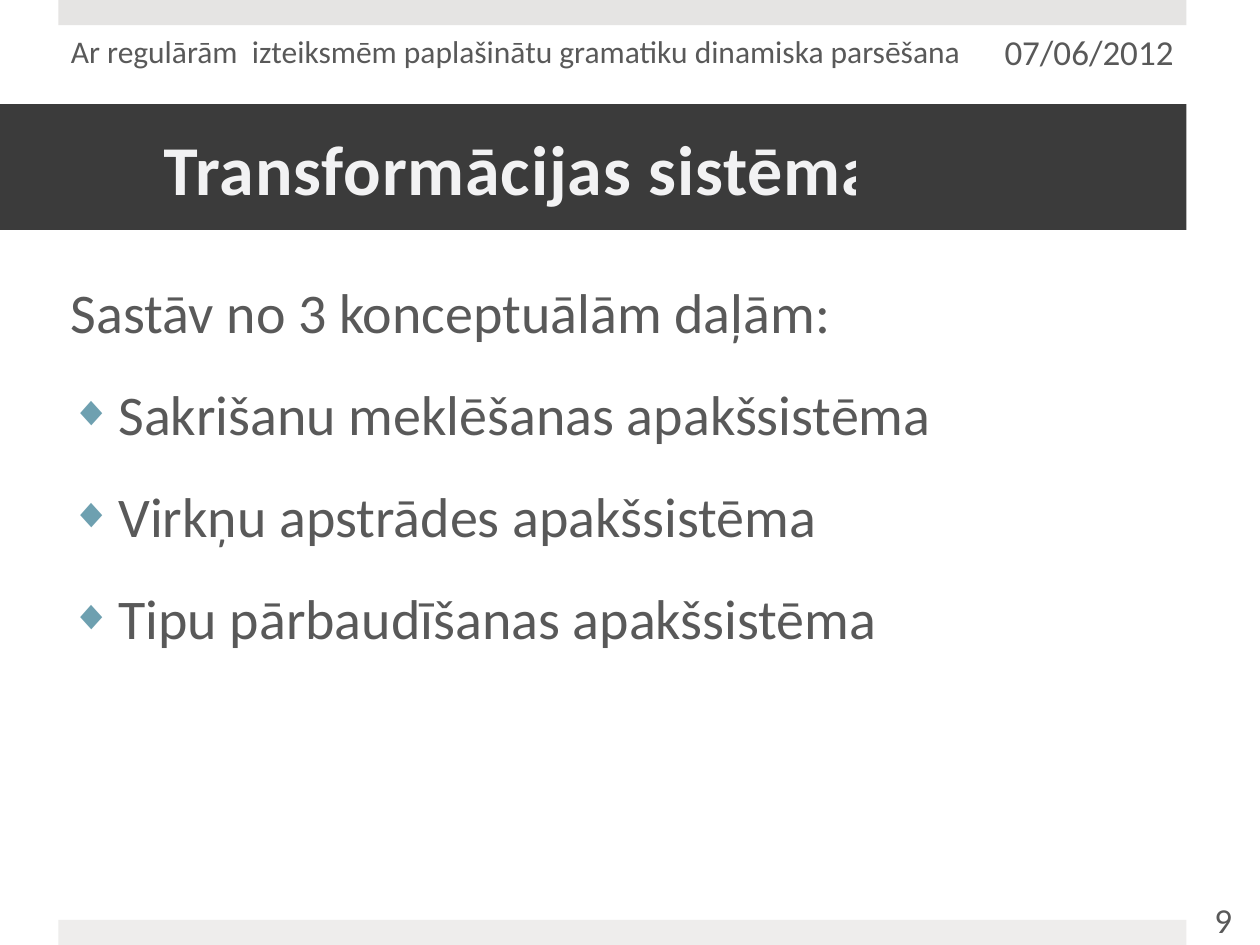
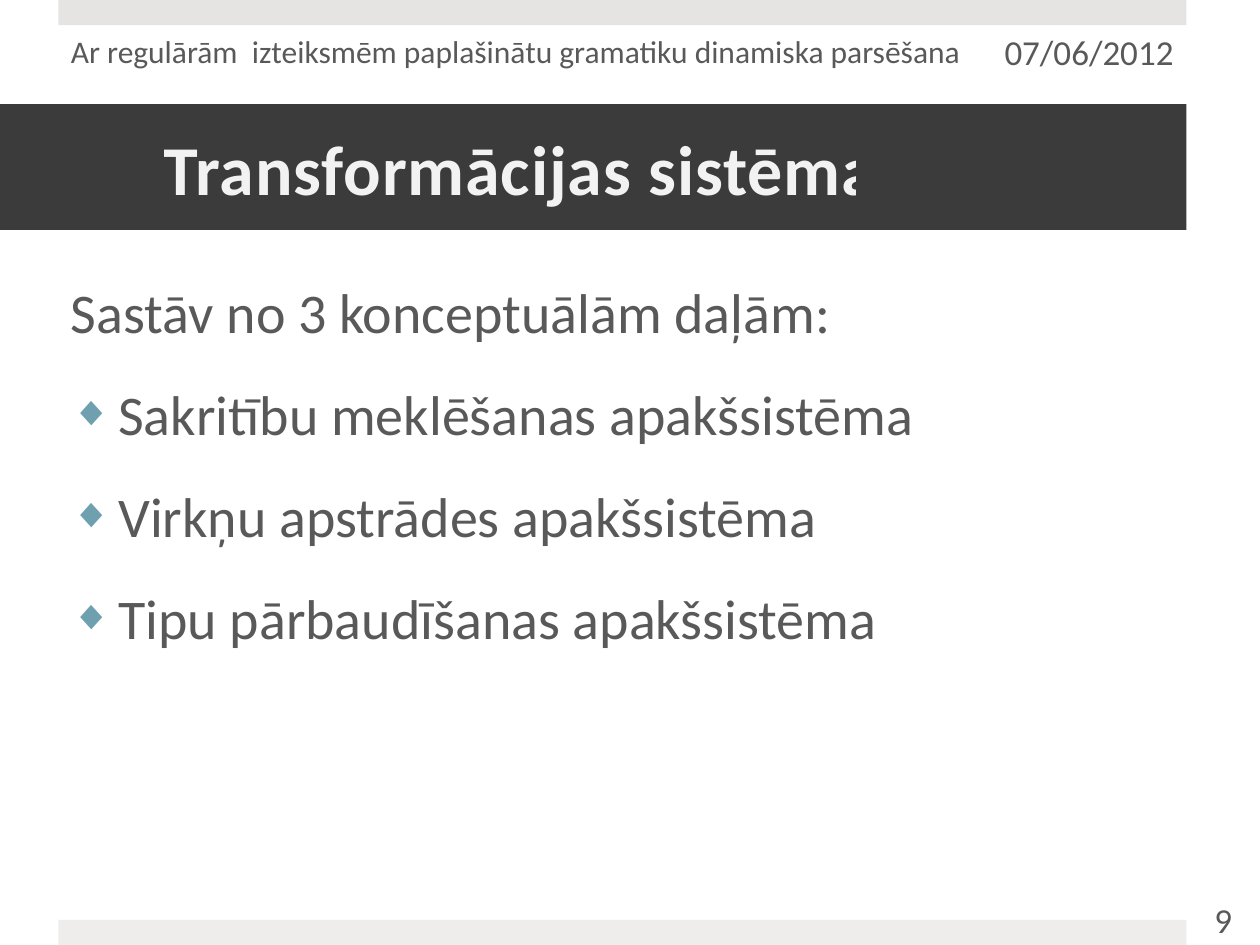
Before and after one commit to junniest/bach_test_repo, a slide deck: slide 13 of Julija_Pecerska.pptx. Drawn at 1260x945 pixels with LibreOffice and Linux fonts; fonts in the diff are those of the drawing. Boxes give left, top, right and bottom in pixels: in the first picture for what was removed or moved away, otherwise in the second. Text is boxed around its words. In the diff, an @@ line names an element or a change of style, - is before the commit and + after.

```diff
--- a/Julija_Pecerska.pptx
+++ b/Julija_Pecerska.pptx
@@ text at (118,396,913,444): text changed @@
-◆ Sakrišanu meklēšanas apakšsistēma
+◆ Sakritību meklēšanas apakšsistēma
```
Also in this commit, not shown: 4 other slides changed, 1 other file.
